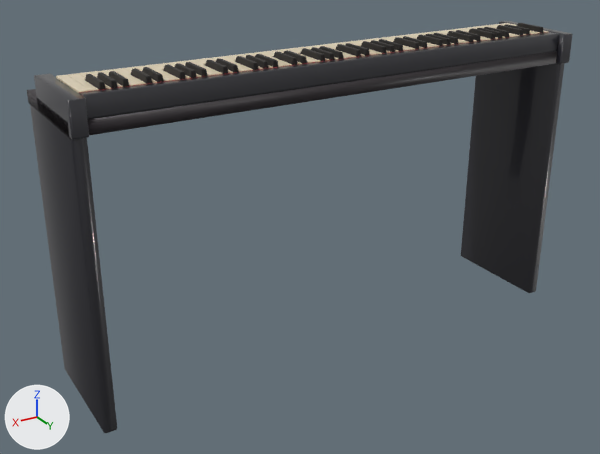
The glTF model public/models/keyboard88.glb: old version first, new version second.
The view is the same before and after, from a camera (50 mm lens) standing at (1.46, 1.969, 1.119) and looking at (0.484, 0.341, 0.305). The lights are fixed; the arrows at lower left show +X, +Y and +Z. The older version comes first. Vertices at exactly the same position are counted once.

Names of what the first picture shows: 'board.001', 'cheek-left', 'cheek-right', 'panel-left', 'panel-right', 'table.001' and 66 more.
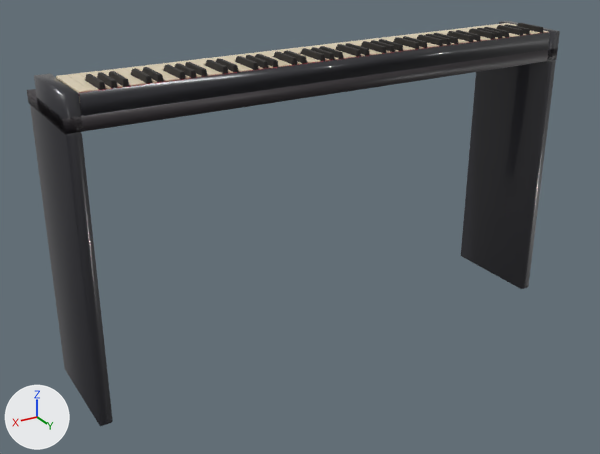
Commit message: fix(three): end keyboard88 case 5 mm behind keys

Boxes (x1, y1, x2, y2) around the edits, measured in the pictures (600 x 454 px; the box of a moved part takes in the faces that stretch with it):
'panel-left', rescaled (9% narrower)
    before: (461, 63, 565, 293)
    after: (461, 60, 556, 289)
'panel-right', rescaled
    before: (30, 105, 117, 433)
    after: (30, 105, 113, 426)
'board.001', reshaped
    before: (79, 32, 558, 119)
    after: (79, 32, 550, 116)
'table.001', rescaled
    before: (27, 51, 557, 138)
    after: (27, 48, 558, 134)
'cheek-right', reshaped (12% narrower, 9% shorter)
    before: (34, 74, 89, 140)
    after: (34, 74, 82, 134)
'cheek-left', reshaped (17% narrower, 7% shorter)
    before: (499, 21, 573, 64)
    after: (499, 21, 560, 61)
part 2 of me_table_001, moved or reshaped
    before: (38, 51, 557, 138)
    after: (38, 48, 558, 134)
part 3 of me_cheek, cut back
    before: (37, 28, 573, 139)
    after: (37, 28, 560, 134)
part 4 of me_panel, moved or reshaped
    before: (65, 63, 565, 433)
    after: (65, 60, 556, 426)

Edits to the bpy script that builds the scene:
```text
Change me_board_001:
    used by ob_board_001; location = (0.442, 0.3, 0.74)
    remove me_board_001.from_pydata(...)  # 64 vertices, 124 faces; spans x -0.635..0.587, y 0.151..0.185, z -0.046..-0.002
    add me_board_001.from_pydata(...)  # 32 vertices, 60 faces; spans x -0.634..0.587, y 0.151..0.155, z -0.046..-0.002
    me_board_001 part 1
    34 vertices are removed from x -0.635..0.587, y 0.155..0.185, z -0.046..-0.002
    79 faces are deleted
    2 vertices are added at (-0.634, 0.155, -0.042), (-0.634, 0.155, -0.002)
    15 new faces join them
Change me_table_001:
    used by ob_table_001; location = (0.442, 0.3, 0.74)
    remove me_table_001.from_pydata(...)  # 24 vertices, 44 faces; spans x -0.669..0.622, y -0.11..0.185, z -0.076..-0.046
    add me_table_001.from_pydata(...)  # 24 vertices, 44 faces; spans x -0.669..0.622, y -0.11..0.155, z -0.076..-0.046
    me_table_001 part 2: the whole mesh is scaled about its middle by (1, 0.897, 1), then moved by (0.0, -0.015, 0.0)
Change me_cheek:
    used by ob_cheek_left; location = (-0.21, 0.3, 0.74)
    remove me_cheek.from_pydata(...)  # 64 vertices, 124 faces; spans x -0.017..0.017, y -0.034..0.2, z -0.076..-0.002
    add me_cheek.from_pydata(...)  # 42 vertices, 80 faces; spans x -0.017..0.017, y -0.034..0.155, z -0.076..-0.002
    me_cheek part 3
    30 vertices are removed from x -0.017..0.017, y 0.196..0.2, z -0.076..-0.002
    70 faces are deleted
    2 vertices move from x 0.013..0.017, y 0.196, z -0.076..-0.072 to x 0.013..0.017, y 0.155, z -0.076..-0.072
    8 new vertices lie (0.0, 0.185, 0.0) away from vertices in x -0.017..0.017, y -0.03, z -0.076..-0.002
    26 new faces join them
Change me_panel:
    used by ob_panel_left; location = (-0.21, 0.3, 0.74)
    remove me_panel.from_pydata(...)  # 64 vertices, 124 faces; spans x -0.015..0.015, y -0.11..0.185, z -0.74..-0.076
    add me_panel.from_pydata(...)  # 64 vertices, 124 faces; spans x -0.015..0.015, y -0.11..0.155, z -0.74..-0.076
    me_panel part 4: the whole mesh is scaled about its middle by (1, 0.898, 1), then moved by (0.0, -0.015, 0.0)
```
